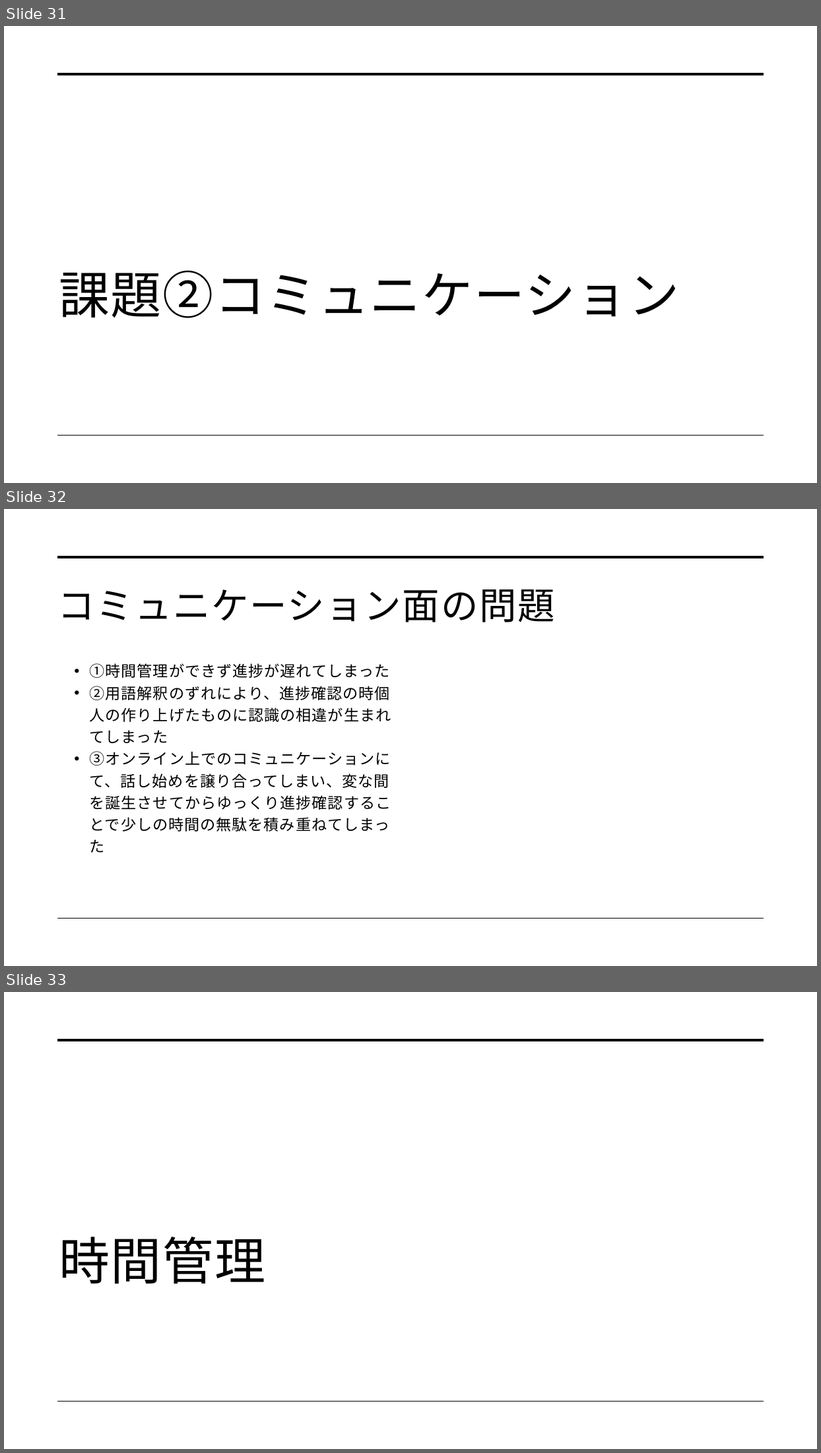
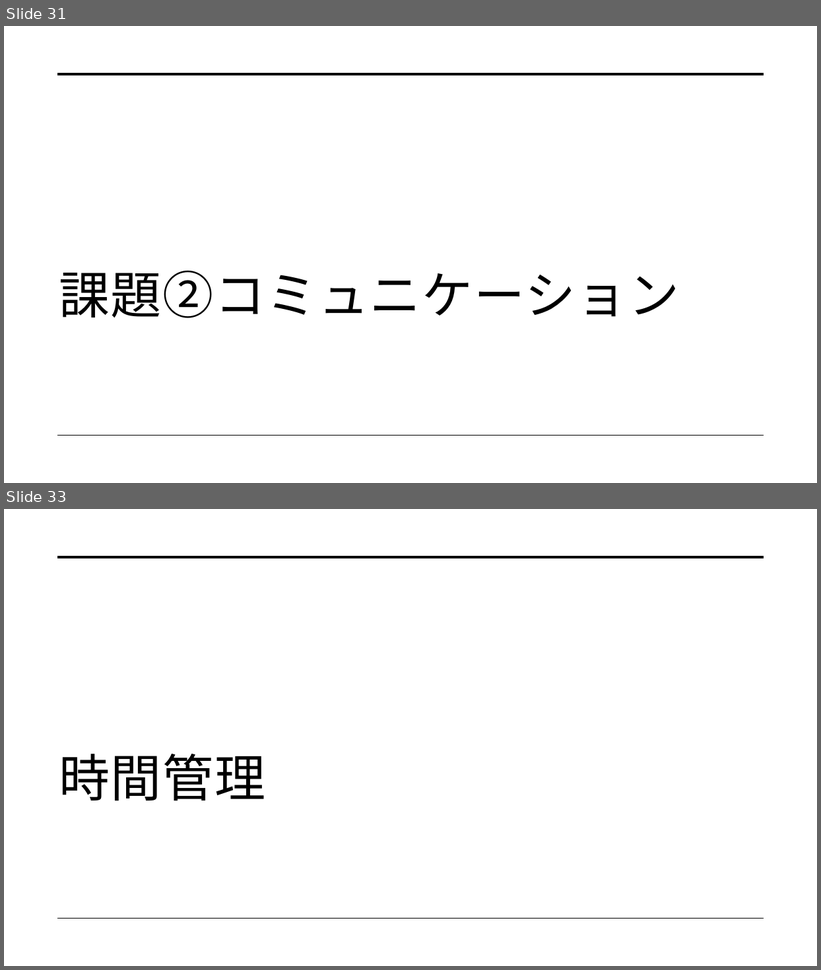
Before and after one commit to dojo2022/C-3, a slide deck: C-3_配布資料/0630_C3_発表資料.pptx. Shown one above the other, each under a label of ours: slides 31, 32 and 33 before the commit, slides 31 and 33 after it; the slides between them are not shown. The pictures are 821x1453 and 821x970 pixels, drawn with LibreOffice and Linux fonts; fonts in the diff are those of the drawing. Boxes give left, top, right and bottom in pixels: in the first picture for what was removed or moved away, otherwise in the second. Text is boxed around its words. In the diff, an @@ line names an element or a change of style, - is before the commit and + after.

Commit message:
スライド途中

```diff
--- a/C-3_配布資料/0630_C3_発表資料.pptx
+++ b/C-3_配布資料/0630_C3_発表資料.pptx
@@ slide 32 removed at [4,509,817,966], background #FFFFFF; not listed: 2 template elements that a slide beside it also shows @@
@@ title removed at [58,590,555,623] @@
-コミュニケーション面の問題
@@ text removed at [90,663,391,853] @@
-• ①時間管理ができず進捗が遅れてしまった
-• ②用語解釈のずれにより、進捗確認の時個人の作り上げたものに認識の相違が生まれてしまった
-• ③オンライン上でのコミュニケーションにて、話し始めを譲り合ってしまい、変な間を誕生させてからゆっくり進捗確認することで少しの時間の無駄を積み重ねてしまった
```
Also in this commit, not shown: 5 slides changed, 1 slide added.
